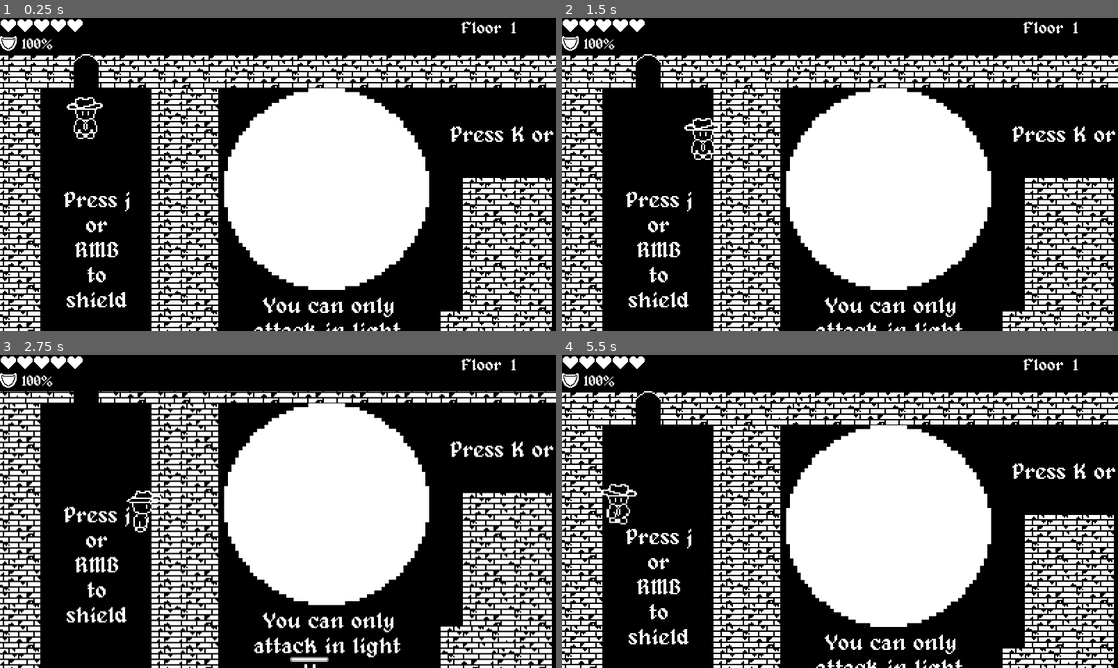
Above: before the commit, frames 1-4 (two rows, left to right).
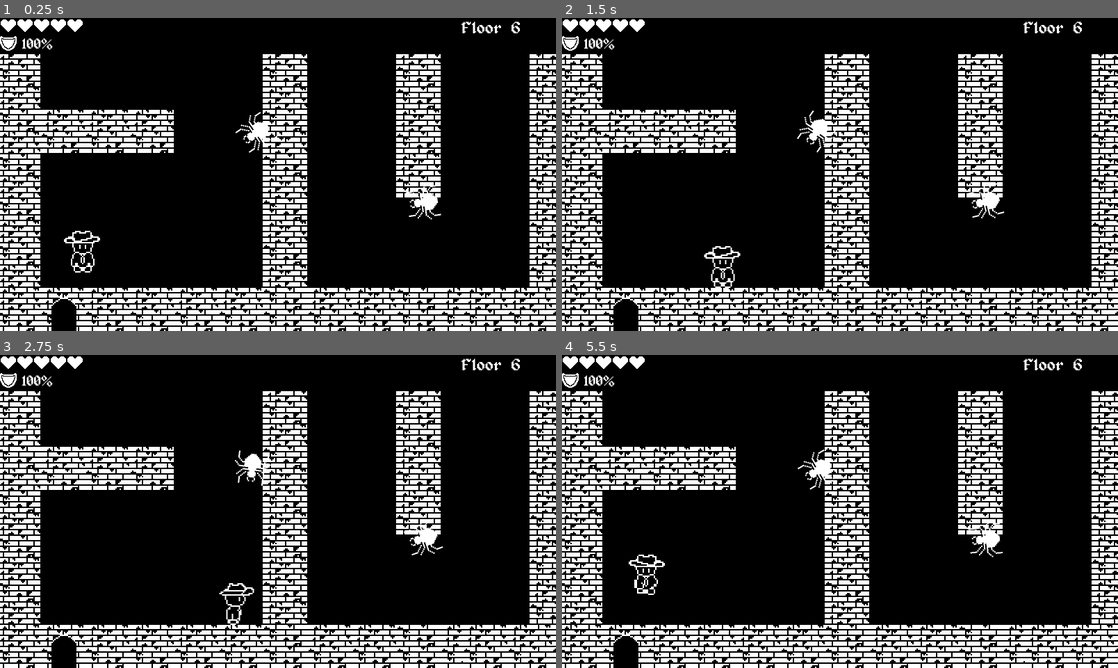
Above: after the commit, the same moments.

Repository: Tracychun13/twilight-tower
Game: Godot game, scene res://scenes/game.tscn
The game is run twice, just before and just after one commit, with the same random seed, the same clock (stepped at 60 frames per second) and the same inputs. Sound files missing from this copy of the repository are replaced by a short silence.
Inputs:
- Up to frame 1 (0.25 s): no input
- Up to frame 2 (1.5 s): tap J (shield) at 0.5, 1.25 s; hold D (right) 0.53-1.28 s; tap Space (detained) at 0.6 s; hold S (down) from 1.28 s (still down); tap K (attack) at 1.35 s
- Up to frame 3 (2.75 s): tap Space (detained) at 1.55, 2.1 s; tap J (shield) at 2 s; release S (down) at 2.03 s; hold D (right) from 2.03 s (still down)
- Up to frame 4 (5.5 s): tap J (shield) at 2.75, 2.85, 3.5, 4.25 s; release D (right) at 2.78 s; hold W (up) 2.78-3.53 s; tap Space (detained) at 3.05, 3.6, 4.55, 5.1 s; hold A (left) 3.53-5.03 s; tap K (attack) at 4.35 s; hold S (down) from 5.03 s (still down)

The runs differ from the first frame. In frame 1, 44% of the frame differs, in the area x 0-100%, y 1-100%; in frame 2, 44%; in frame 3, 46%; in frame 4, 44%.
Error after the commit: Invalid access to property or key 'add_child' on a base object of type 'null instance'. (res://scripts/spider.gd:19)

Commit message:
spam bar

Diff:
--- a/twilight-tower/scenes/level_6.tscn
+++ b/twilight-tower/scenes/level_6.tscn
@@ -530,7 +530,7 @@
 limit_smoothed = true
 
 [node name="Spider1" parent="." node_paths=PackedStringArray("player") instance=ExtResource("2_d034f")]
-position = Vector2(-112, 44)
+position = Vector2(-119, 45)
 rotation = 2.87044
 player = NodePath("../Player")
 
--- a/twilight-tower/scenes/player.tscn
+++ b/twilight-tower/scenes/player.tscn
@@ -1,10 +1,13 @@
-[gd_scene load_steps=60 format=3 uid="uid://cepqnlk6am0fb"]
+[gd_scene load_steps=63 format=3 uid="uid://cepqnlk6am0fb"]
 
 [ext_resource type="Script" path="res://scripts/player.gd" id="1_051no"]
 [ext_resource type="Texture2D" uid="uid://va7hdc0i35wi" path="res://assets/hero_sprite/Death.png" id="2_6c310"]
 [ext_resource type="Texture2D" uid="uid://bkmasgw50wnyq" path="res://assets/player_assets/Attack.png" id="2_falw8"]
 [ext_resource type="Texture2D" uid="uid://bxmr6ikkijfjs" path="res://assets/player_assets/PlayerWalking.png" id="5_57abx"]
 [ext_resource type="Texture2D" uid="uid://fn8x6cw42s7c" path="res://assets/player_assets/Shield.png" id="6_0r2id"]
+[ext_resource type="Texture2D" uid="uid://iyv0as48yc1x" path="res://assets/environment_assets/healthBarBacking.png" id="6_sy35v"]
+[ext_resource type="Texture2D" uid="uid://cnrtu8vmhh2jg" path="res://assets/environment_assets/healthBar.png" id="7_xjqvo"]
+[ext_resource type="Script" path="res://scripts/spam_bar.gd" id="8_irenv"]
 
 [sub_resource type="AtlasTexture" id="AtlasTexture_ugfbu"]
 atlas = ExtResource("2_falw8")
@@ -460,6 +463,27 @@
 position = Vector2(-2, 1)
 shape = SubResource("CapsuleShape2D_n7fjv")
 
+[node name="CanvasLayer" type="CanvasLayer" parent="."]
+
+[node name="SpamBar" type="TextureProgressBar" parent="CanvasLayer"]
+anchors_preset = -1
+anchor_left = 0.5
+anchor_top = 1.0
+anchor_right = 0.5
+anchor_bottom = 1.0
+offset_left = -545.0
+offset_top = -152.0
+offset_right = -273.0
+offset_bottom = -120.0
+grow_horizontal = 2
+grow_vertical = 0
+scale = Vector2(4, 4)
+step = 10.0
+value = 50.0
+texture_under = ExtResource("6_sy35v")
+texture_progress = ExtResource("7_xjqvo")
+script = ExtResource("8_irenv")
+
 [connection signal="body_entered" from="AnimatedSprite2D/AttackingHitbox" to="." method="_on_attacking_hitbox_body_entered"]
 [connection signal="body_exited" from="AnimatedSprite2D/AttackingHitbox" to="." method="_on_attacking_hitbox_body_exited"]
 [connection signal="timeout" from="AttackTimer" to="." method="_on_attack_timer_timeout"]
--- a/twilight-tower/scripts/player.gd
+++ b/twilight-tower/scripts/player.gd
@@ -1,4 +1,6 @@
 extends CharacterBody2D;
+
+signal spam
 
 var SPEED = 75.0
 const ZERO_VEC = Vector2(0.0, 0.0)
@@ -19,6 +21,7 @@
 var time_since_last_damage: float = 0.0
 var damage_interval = 0.5
 var can_take_damage = false
+
 @export var speed_multiplier: float = 1.0
 @onready var player_root = $"."
 @onready var timer = $SpamTimer
@@ -27,9 +30,11 @@
 @onready var bat = $"../Bat"
 @onready var bat2 = $"../Bat2"
 @onready var collision = $CollisionShape2D
+@onready var spam_canvas = $CanvasLayer
 
 func _ready() -> void:
 	SPEED *= speed_multiplier
+	spam_canvas.visible = false
 
 func die():
 	sprite2d.play("die")
@@ -107,6 +112,7 @@
 '''
 func shot_by_web() -> void:
 	print("got shot")
+	spam_canvas.visible = false
 	is_detained = true
 
 # when bat hits the player call this
@@ -125,12 +131,15 @@
 
 func detained_spamming() -> void:
 	spamCounter+= 10;
+	spam.emit()
 	print(spamCounter);
 	if(spamCounter == spamGoal):
 		timer.stop()
 		print("player is free")
 		is_detained = false
+		spam_canvas.visible = false
 		spamCounter = 0
+		spam.emit()
 
 
 func _physics_process(_delta: float) -> void:
@@ -141,6 +150,7 @@
 	if bat_is_in_hitbox and can_take_damage:
 		playerDamaged(10)
 	if(is_detained):
+		spam_canvas.visible = true
 		sprite2d.play("detained")
 	move_and_slide()
 
--- a/twilight-tower/scripts/scene_mgmt.gd
+++ b/twilight-tower/scripts/scene_mgmt.gd
@@ -1,6 +1,6 @@
 extends Node
 
-var current_level = 1
+var current_level = 6
 var curr_scene: Node = null
 enum Level{
 	LEVEL_MAIN=0,
--- /dev/null
+++ b/twilight-tower/scripts/spam_bar.gd
@@ -0,0 +1,12 @@
+extends TextureProgressBar
+
+@onready var player = $"../.."
+# Called when the node enters the scene tree for the first time.
+func _ready() -> void:
+	player.spam.connect(update)
+	update()
+func _process(_delta: float) -> void:
+	update()
+
+func update():
+	value = player.spamCounter
